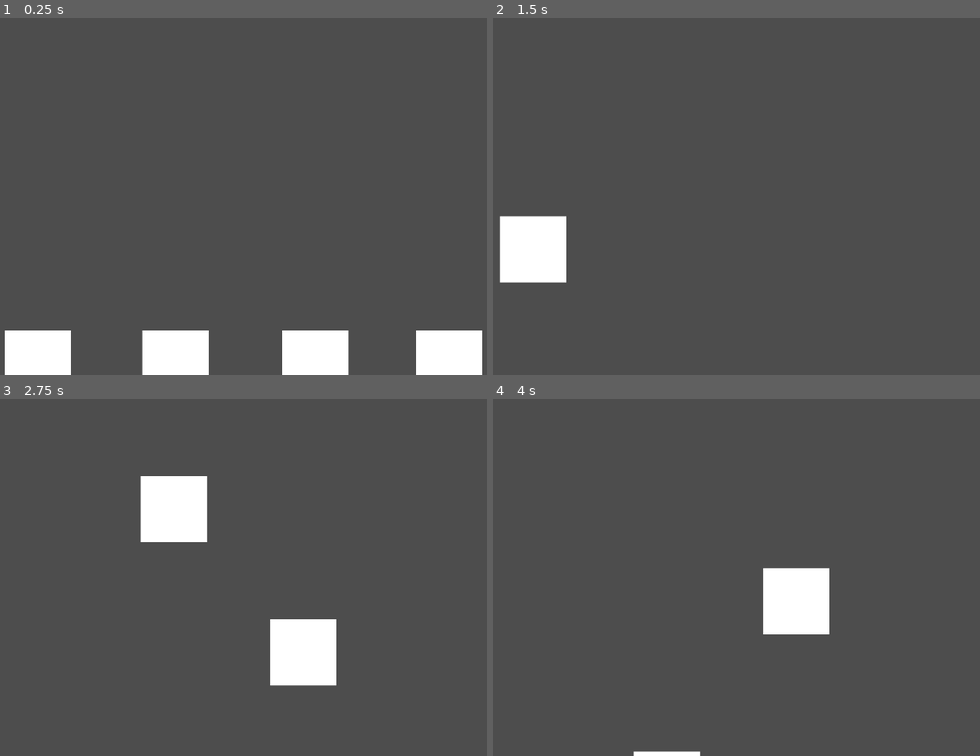
Above: before the commit, frames 1-4 (two rows, left to right).
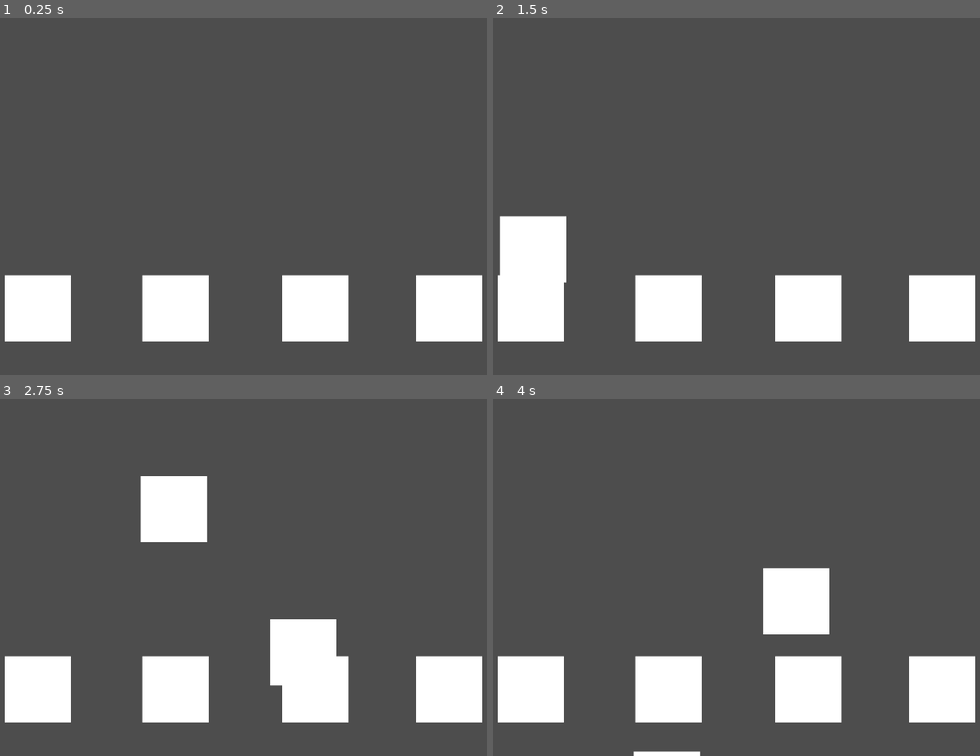
Above: after the commit, the same moments.

Repository: eugeama/mundial-gillig-lesertesseur
Game: Godot game, scene res://scenes/level.tscn
Same seed, same stepped clock (60 frames per second), same inputs: the game is played once before the commit and once after it.
Inputs:
- Up to frame 1 (0.25 s): no input
- Up to frame 2 (1.5 s): tap D (dKey) at 0.6 s; tap F (fKey) at 0.8, 1.35 s
- Up to frame 3 (2.75 s): tap J (jKey) at 1.55, 2.1 s; tap K (kKey) at 2.3 s
- Up to frame 4 (4 s): tap K (kKey) at 2.85 s; tap D (dKey) at 3.05, 3.6 s; tap F (fKey) at 3.8 s

The runs differ from the first frame. In frame 1, 14% of the frame differs, in the area x 0-100%, y 71-100%; in frame 2, 10%; in frame 3, 9.3%; in frame 4, 10%.

Commit message:
las notas desaparacen al salir de la pantalla y se registra como un MISS

Diff:
--- a/scenes/hitZones.tscn
+++ b/scenes/hitZones.tscn
@@ -8,12 +8,16 @@
 
 [node name="Note" parent="." unique_id=598540474 instance=ExtResource("2_rldgq")]
 position = Vector2(144, 467)
+SPEED = 0
 
 [node name="Note2" parent="." unique_id=1727811052 instance=ExtResource("2_rldgq")]
 position = Vector2(393, 467)
+SPEED = 0
 
 [node name="Note3" parent="." unique_id=261411264 instance=ExtResource("2_rldgq")]
 position = Vector2(646, 467)
+SPEED = 0
 
 [node name="Note4" parent="." unique_id=589798924 instance=ExtResource("2_rldgq")]
 position = Vector2(888, 467)
+SPEED = 0
--- a/scripts/level.gd
+++ b/scripts/level.gd
@@ -17,6 +17,7 @@
 # Called every frame. 'delta' is the elapsed time since the previous frame.
 func _process(delta: float) -> void:
 	input()
+	checkMiss()
 
 func input():
 	#var zone = hitZones.get_node()
@@ -28,6 +29,12 @@
 	for zone in hitZones.get_children():
 		var overlapping = zone.get_overlapping_areas()
 		if !overlapping.is_empty():
-			print("HIT")
+			print("checkHit() -> HIT")
 			return
-	print("MISS")
+	print("checkHit() -> MISS")
+
+func checkMiss():
+	for child in noteSpawner.get_children():
+		if child is Node2D and child.position.y > get_viewport_rect().size.y + 5:
+			print("checkMiss() -> MISS")
+			child.queue_free()
